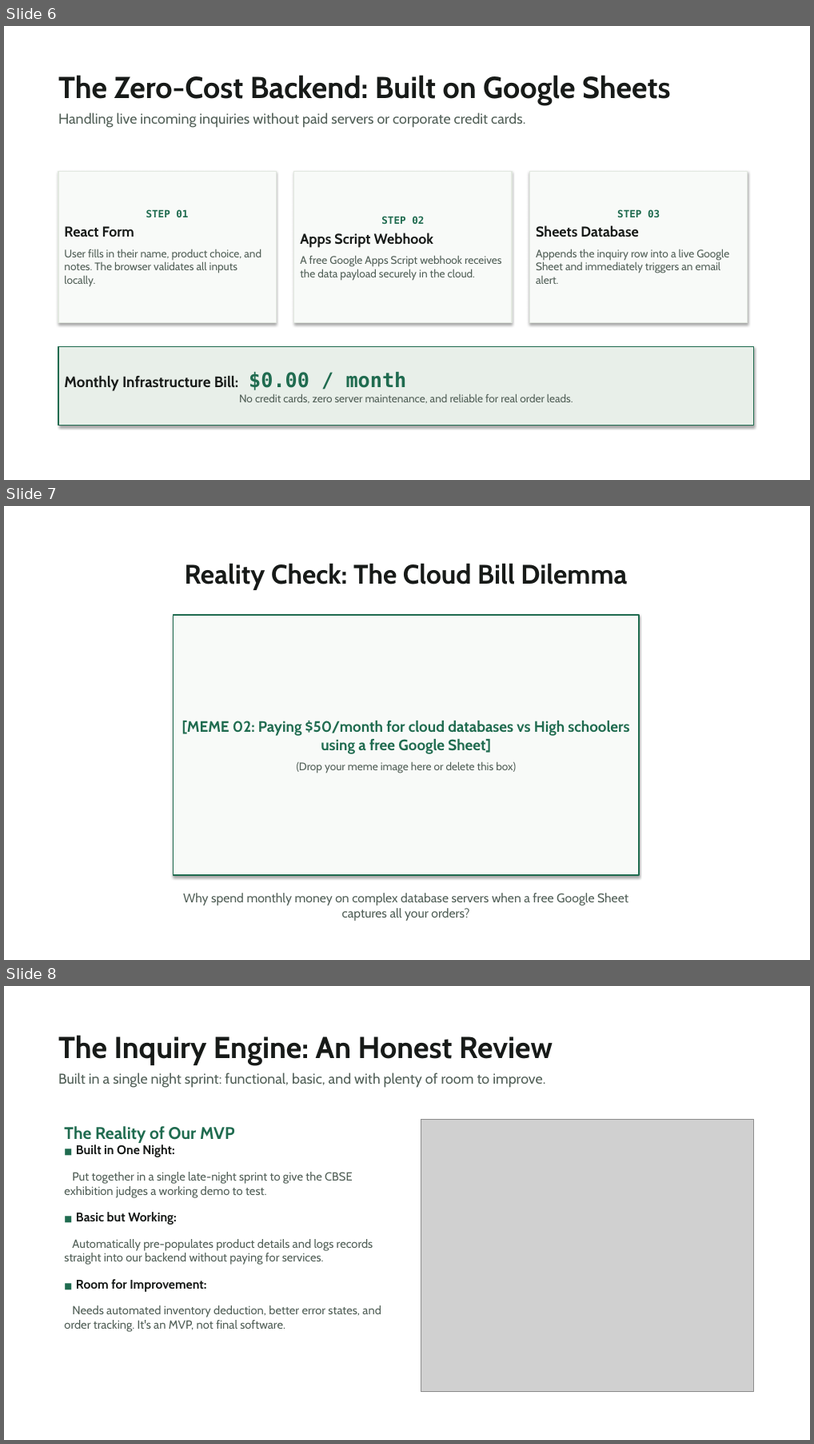
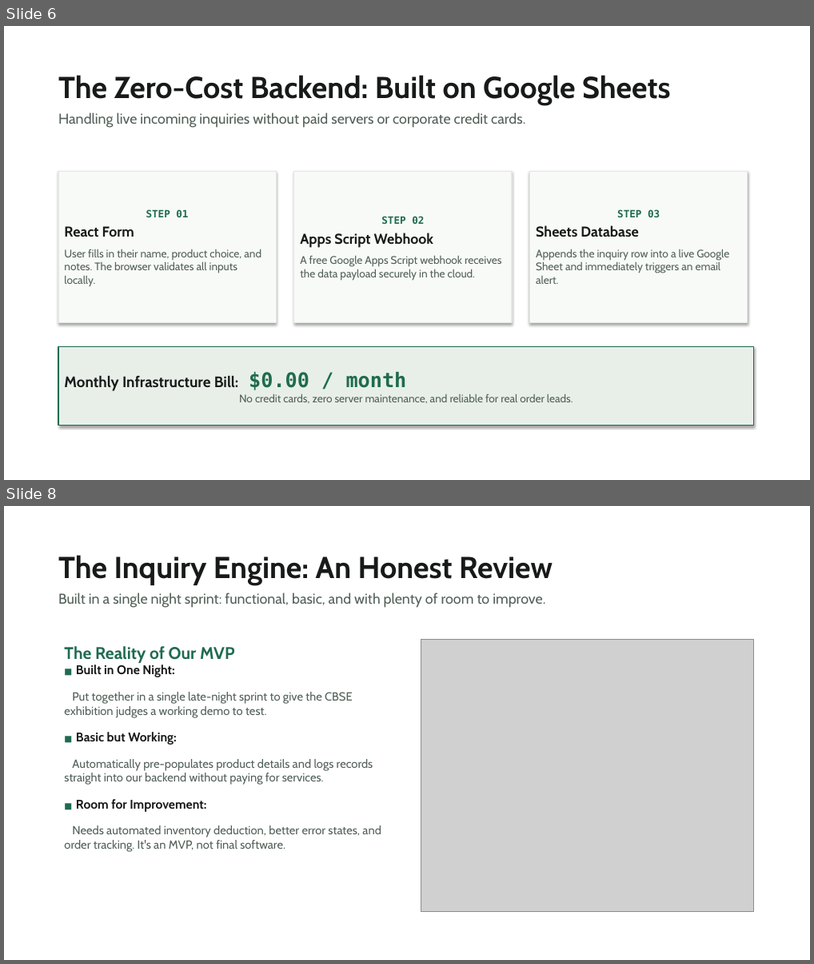
Before and after one commit to Harman209/ecoloop, a slide deck: docs/presentation/ecoloop-presentation.pptx. Shown one above the other, each under a label of ours: slides 6, 7 and 8 before the commit, slides 6 and 8 after it; the slides between them are not shown. The pictures are 814x1444 and 814x964 pixels, drawn with LibreOffice and Linux fonts; fonts in the diff are those of the drawing; grey boxes stand for pictures. Boxes give left, top, right and bottom in pixels: in the first picture for what was removed or moved away, otherwise in the second. Text is boxed around its words. In the diff, an @@ line names an element or a change of style, - is before the commit and + after.

Commit message:
update meme slides with big memes, custom titles, and clean chatgpt landing screen

```diff
--- a/docs/presentation/ecoloop-presentation.pptx
+++ b/docs/presentation/ecoloop-presentation.pptx
@@ slide 7 removed at <box>4,506,810,960</box>, background #FFFFFF @@
@@ text removed at <box>185,563,627,590</box> @@
-Reality Check: The Cloud Bill Dilemma
@@ rectangle removed at <box>174,615,639,875</box> @@
-[MEME 02: Paying $50/month for cloud databases vs High schoolers using a free Google Sheet]
-(Drop your meme image here or delete this box)
@@ text removed at <box>183,892,629,920</box> @@
-Why spend monthly money on complex database servers when a free Google Sheet captures all your orders?
```
Also in this commit, not shown: 2 slides changed, 2 slides added, 1 other slide removed, 8 other files.
